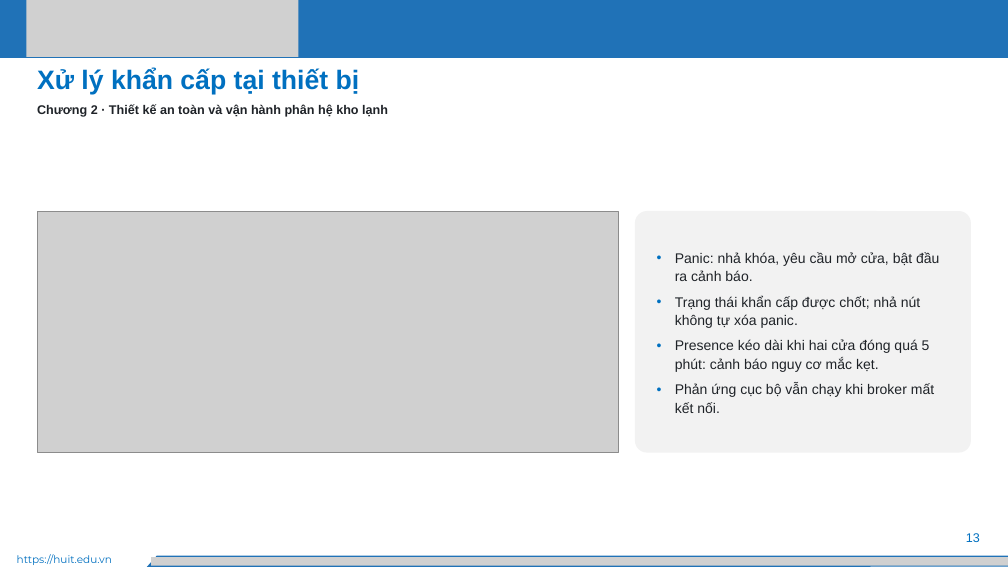
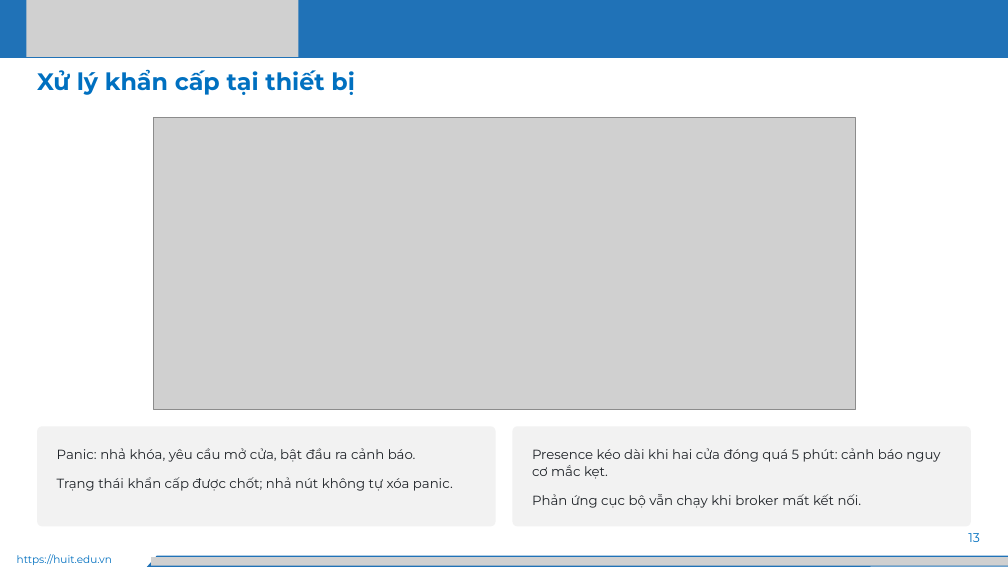
Before and after one commit to Huuloc123456/khoguard-iot, a slide deck: slide 13 of docs/slides/KhoGuard-thuyet-trinh.pptx. Drawn at 1008x567 pixels with LibreOffice and Linux fonts; fonts in the diff are those of the drawing; grey boxes stand for pictures. Boxes give left, top, right and bottom in pixels: in the first picture for what was removed or moved away, otherwise in the second. Text is boxed around its words. In the diff, an @@ line names an element or a change of style, - is before the commit and + after.

```diff
--- a/docs/slides/KhoGuard-thuyet-trinh.pptx
+++ b/docs/slides/KhoGuard-thuyet-trinh.pptx
@@ text "Xử lý khẩn cấp tại ..." at box(37, 69, 355, 95): size 38 to 34 pt, font Arial to Montserrat @@
@@ text removed at box(37, 104, 388, 117) @@
-Chương 2 · Thiết kế an toàn và vận hành phân hệ kho lạnh
@@ picture: place and size @@
-picture at box(37, 211, 618, 453)
+picture at box(153, 117, 855, 409)
@@ text in rounded rectangle at box(675, 252, 939, 328): paragraphs removed @@
-• Panic: nhả khóa, yêu cầu mở cửa, bật đầu ra cảnh báo.
-• Trạng thái khẩn cấp được chốt; nhả nút không tự xóa panic.
@@ rounded rectangle added at box(37, 426, 496, 527), fill #F2F2F2, 19 pt, text #1F2328 @@
+Panic: nhả khóa, yêu cầu mở cửa, bật đầu ra cảnh báo.
+Trạng thái khẩn cấp được chốt; nhả nút không tự xóa panic.
@@ rounded rectangle "Presence kéo dài khi hai ...": place and size @@
-rounded rectangle "Presence kéo dài khi hai ..." at box(635, 211, 971, 453)
+rounded rectangle "Presence kéo dài khi hai ..." at box(513, 426, 971, 527)
@@ rounded rectangle "Presence kéo dài khi hai ..." at box(513, 426, 971, 527): size 20 to 19 pt, font Arial to Montserrat; bullet • to none; line spacing 1.08 to 1.1; more space between paragraphs; vertical alignment middle to top @@
@@ text "13" at box(968, 533, 980, 542): font Arial to Montserrat @@
```
Also in this commit, not shown: 32 other slides changed, 7 other files.
